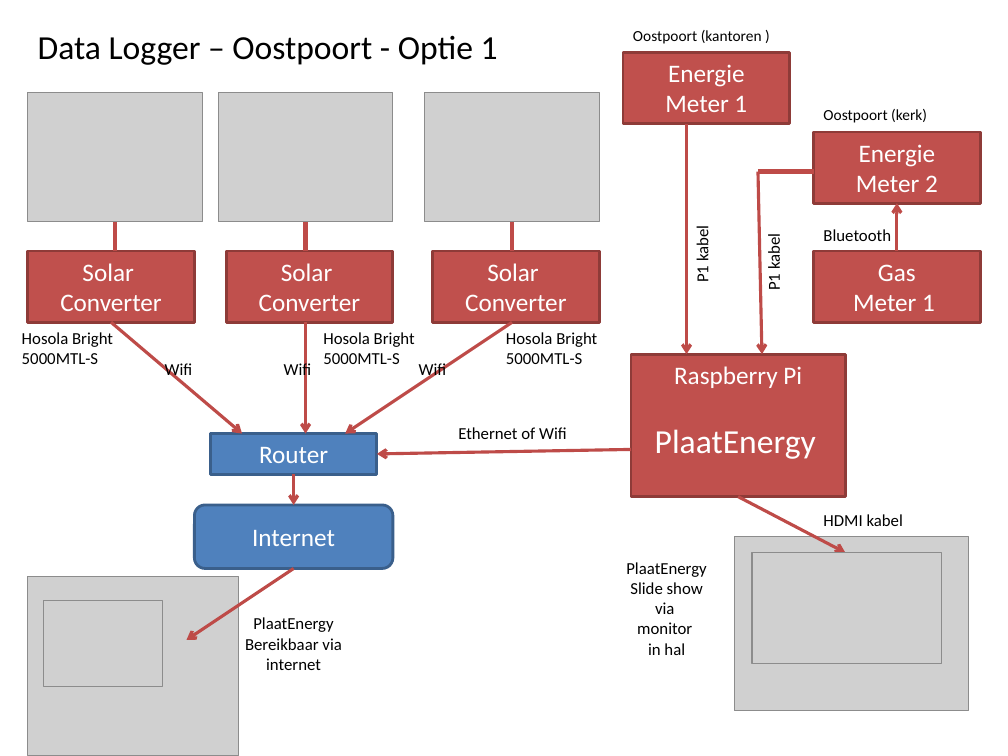
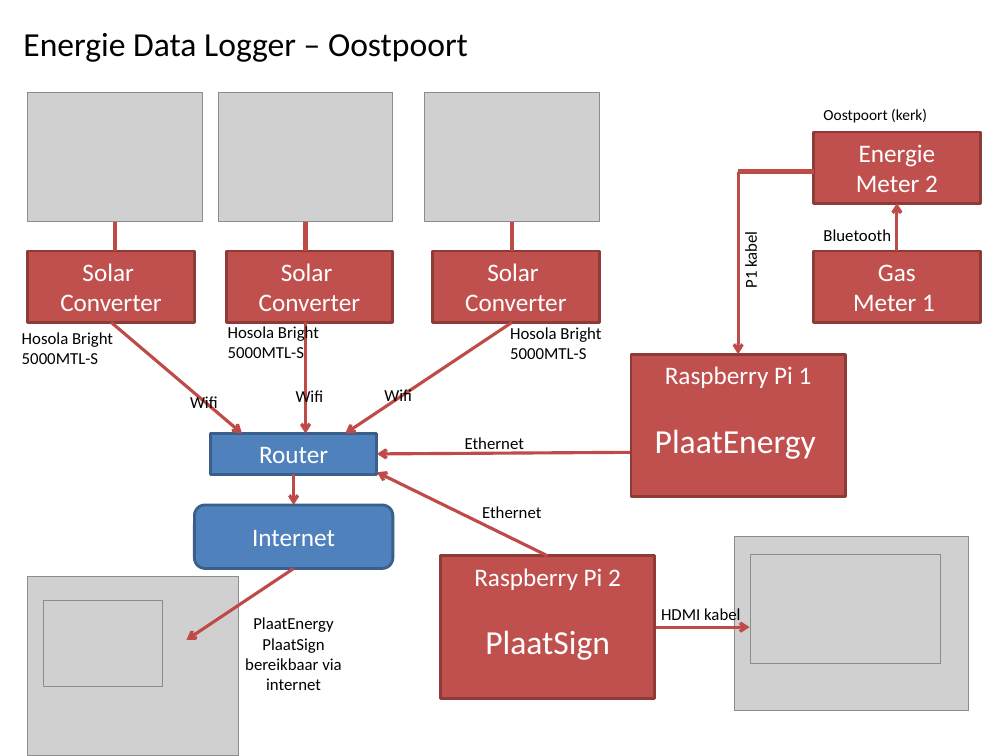
Before and after one commit to plaatsoft/plaatenergy, a slide deck: slide 3 of doc/ppt/PlaatEnergy Oostpoort.pptx. Drawn at 1008x756 pixels with LibreOffice and Linux fonts; fonts in the diff are those of the drawing; grey boxes stand for pictures. Boxes give left, top, right and bottom in pixels: in the first picture for what was removed or moved away, otherwise in the second. Text is boxed around its words. In the diff, an @@ line names an element or a change of style, - is before the commit and + after.

Commit message:
update doc

```diff
--- a/doc/ppt/PlaatEnergy Oostpoort.pptx
+++ b/doc/ppt/PlaatEnergy Oostpoort.pptx
@@ text at (23, 33, 468, 62): text changed @@
-Data Logger – Oostpoort - Optie 1
+Energie Data Logger – Oostpoort
@@ rectangle removed at (623, 52, 789, 124) @@
-Energie
-Meter 1
@@ text removed at (633, 30, 762, 44) @@
-Oostpoort (kantoren )
@@ arrow removed from (686, 124) to (686, 354) @@
@@ arrow moved from (758, 171) - (762, 354) to (738, 171) - (738, 354) @@
@@ line moved from (758, 171) - (813, 171) to (738, 171) - (813, 171) @@
@@ text "P1 kabel": place and size @@
-text "P1 kabel" at (764, 237, 784, 289)
+text "P1 kabel" at (741, 235, 761, 287)
@@ text removed at (692, 229, 712, 281) @@
-P1 kabel
@@ text "Hosola Bright": place and size @@
-text "Hosola Bright" at (323, 332, 415, 364)
+text "Hosola Bright" at (228, 324, 319, 358)
@@ text "Hosola Bright": place and size @@
-text "Hosola Bright" at (506, 332, 597, 364)
+text "Hosola Bright" at (510, 325, 601, 359)
@@ text "Wifi": place and size @@
-text "Wifi" at (165, 363, 193, 380)
+text "Wifi" at (190, 394, 218, 412)
@@ text "Wifi": place and size @@
-text "Wifi" at (284, 362, 312, 380)
+text "Wifi" at (296, 388, 324, 406)
@@ text "Wifi": place and size @@
-text "Wifi" at (419, 363, 447, 380)
+text "Wifi" at (384, 387, 412, 405)
@@ text in rectangle at (665, 366, 812, 388): text changed @@
-Raspberry Pi
+Raspberry Pi 1
@@ text at (465, 437, 524, 453): text changed @@
-Ethernet of Wifi
+Ethernet
@@ arrow moved from (631, 450) - (377, 454) to (630, 453) - (377, 454) @@
@@ arrow added from (547, 555) to (377, 473), #BF4C48 2.25 pt @@
@@ text added at (482, 506, 541, 523), 12 pt, text #000000 @@
+Ethernet
@@ rectangle added at (440, 555, 655, 698), fill #C0504D, outline #8E3B39 2 pt, 18 pt, text #FFFFFF @@
+Raspberry Pi 2
+PlaatSign
@@ text removed at (626, 562, 706, 655) @@
-PlaatEnergy
-Slide show
-via
-monitor
-in hal
@@ text "HDMI kabel" rewrapped from (823, 514, 903, 526) to (661, 606, 740, 624) @@
@@ arrow moved from (738, 497) - (846, 552) to (655, 627) - (750, 627) @@
@@ text at (245, 638, 341, 670): text changed @@
-Bereikbaar via
+PlaatSign
+bereikbaar via
```
